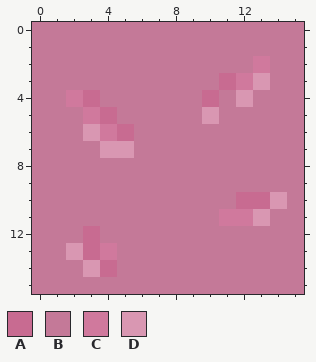
A pixel-art file gets an edit: Assets/Sprites/grassinverted.aseprite. The picture above is the old version.
16x16 pixels, 1 frame.
Palette (. is transparent): A #c86b91  B #c47998  C #d0799d  D #d997b2
Pixels before, first column x 0:
 0 BBBBBBBBBBBBBBBB
 1 BBBBBBBBBBBBBBBB
 2 BBBBBBBBBBBBBCBB
 3 BBBBBBBBBBBACDBB
 4 BBCABBBBBBABDBBB
 5 BBBCABBBBBDBBBBB
 6 BBBDCABBBBBBBBBB
 7 BBBBDDBBBBBBBBBB
 8 BBBBBBBBBBBBBBBB
 9 BBBBBBBBBBBBBBBB
10 BBBBBBBBBBBBAADB
11 BBBBBBBBBBBCCDBB
12 BBBABBBBBBBBBBBB
13 BBDACBBBBBBBBBBB
14 BBBDABBBBBBBBBBB
15 BBBBBBBBBBBBBBBB
And afterwards:
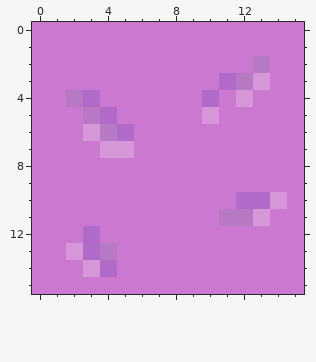
Changes in this commit:
colour A: #c86b91 -> #b06bc8
colour B: #c47998 -> #cb79d0
colour C: #d0799d -> #b879c4
colour D: #d997b2 -> #d697d9
